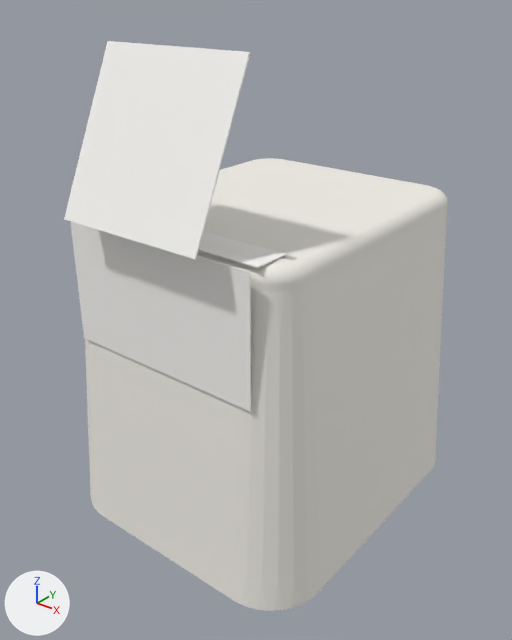
The glTF model site/models/dispenser.glb: old version first, new version second.
One viewpoint serves both versions: a 50 mm camera at (0.0682, -0.0882, 0.0881) aimed at (0.0002, -0.0031, 0.0354). The lights are fixed; the arrows at lower left show +X, +Y and +Z. The older version comes first. Where no turn or scale is listed for an object, it has been applied to the vertices. Vertices at exactly the same position are counted once.

In view in the first picture: 'part0_0', 'part1_0', 'part2_1', 'part2_2', 'part3_0'.
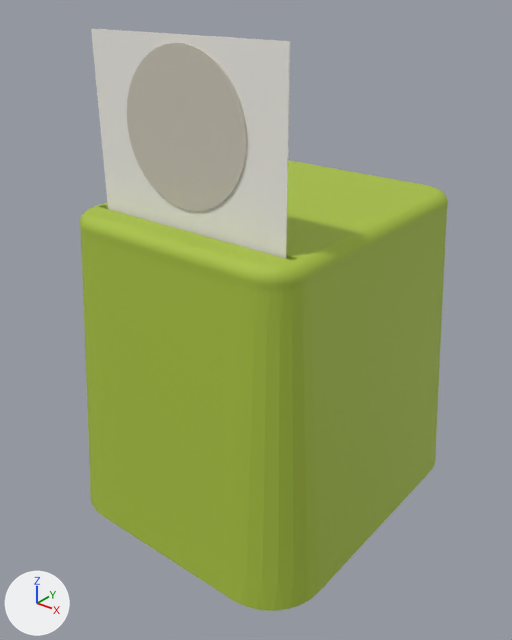
The newer file is also turned or shifted as a whole; pictures and numbers use the older file's frame.

Location of each change, [x1, y1, x2, y2] in pixels of the pictures (512 x 640 px):
'part0_0', recoloured (white to green)
    both: [85, 211, 447, 611]
'part3_0', reshaped, recoloured (36% narrower, 23% shorter)
    before: [64, 41, 251, 259]
    after: [127, 43, 247, 211]
'part1_0', recoloured (white to green)
    both: [197, 160, 448, 292]
'part2_2', deleted
    before: [70, 221, 251, 412]
'part2_0', reshaped (not visible before)
    after: [91, 29, 291, 259]
'part2_1', deleted
    before: [198, 231, 286, 268]
part 2 of me_part_stl_5, deleted
    before: [64, 41, 251, 259]
part 3 of me_part_stl_5, added (pale yellow)
    after: [127, 43, 247, 211]

What changed in the scene script:
```text
Change mat_material_0:
    mat_material_0.base_color: (0.902, 0.878, 0.816) -> (0.396, 0.541, 0.051)  # white #f4f1e9 -> green #a9c240
Add mat_material_2:
    mat_material_2 = principled_material('Material_2')
    mat_material_2.base_color = (0.624, 0.584, 0.49)  # pale yellow #cfc9ba
    mat_material_2.roughness = 0.65
Change me_part_stl_2:
    used by ob_part2_0; location = (0.0, 0.0012, 0.0)
    remove me_part_stl_2.from_pydata(...)  # 8 vertices, 12 faces; spans x -0.0173..0.0173, y -0.0196..-0.0195, z 0.0254..0.0556
    add me_part_stl_2.from_pydata(...)  # 8 vertices, 12 faces; spans x -0.0173..0.0173, y -0.0196..-0.0195, z 0.0534..0.0814
    me_part_stl_2 part 1: the whole mesh is rebuilt
Change me_part_stl_5:
    used by ob_part3_0; location = (0.0, 0.0012, 0.0)
    remove me_part_stl_5.from_pydata(...)  # 8 vertices, 12 faces; spans x -0.0125..0.0125, y -0.0315..-0.0208, z 0.0574..0.0801
    remove me_part_stl_5.materials.append(mat_material_1)  # white #fbfaf6
    add me_part_stl_5.from_pydata(...)  # 84 vertices, 164 faces; spans x -0.011..0.011, y -0.0199..-0.0196, z 0.0584..0.0804
    me_part_stl_5 part 2: the whole mesh is rebuilt
    me_part_stl_5 part 3
    84 vertices are added at x -0.011..0.011, y -0.0199..-0.0196, z 0.0584..0.0804
    164 new faces join them
    add me_part_stl_5.materials.append(mat_material_2)  # pale yellow #cfc9ba
Remove ob_part2_1:
    ob_part2_1 = bpy.data.objects.new('part2_1', me_part_stl_3)
    ob_part2_1.location = (0.0, 0.0012, 0.0)
Remove ob_part2_2:
    ob_part2_2 = bpy.data.objects.new('part2_2', me_part_stl_4)
    ob_part2_2.location = (0.0, 0.0012, 0.0)
```
